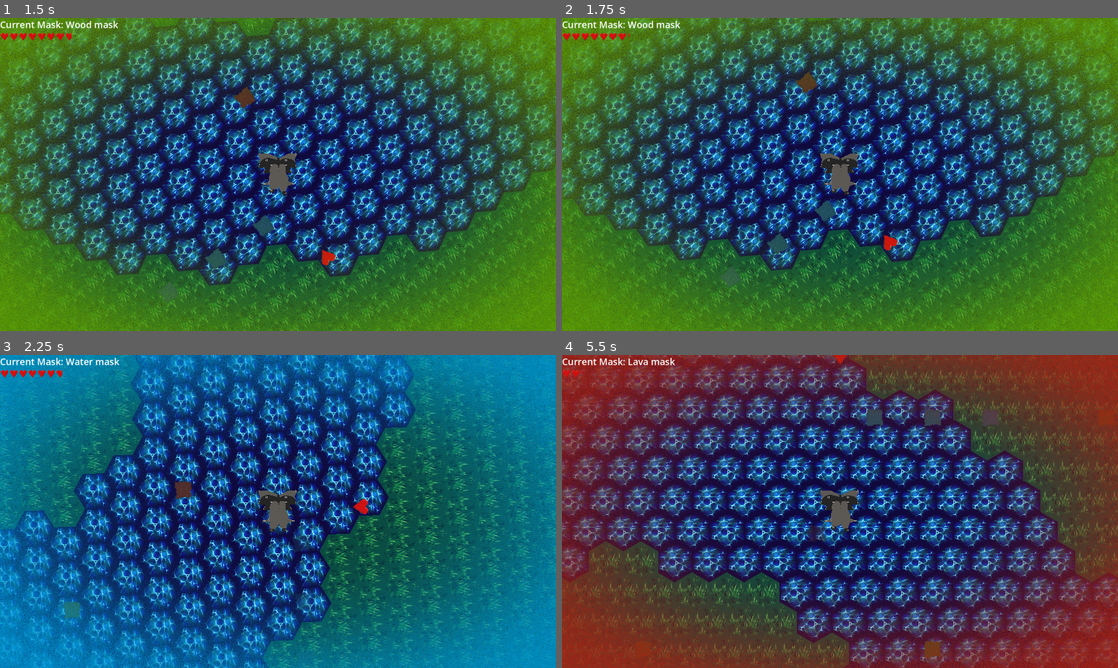
Above: before the commit, frames 1-4 (two rows, left to right).
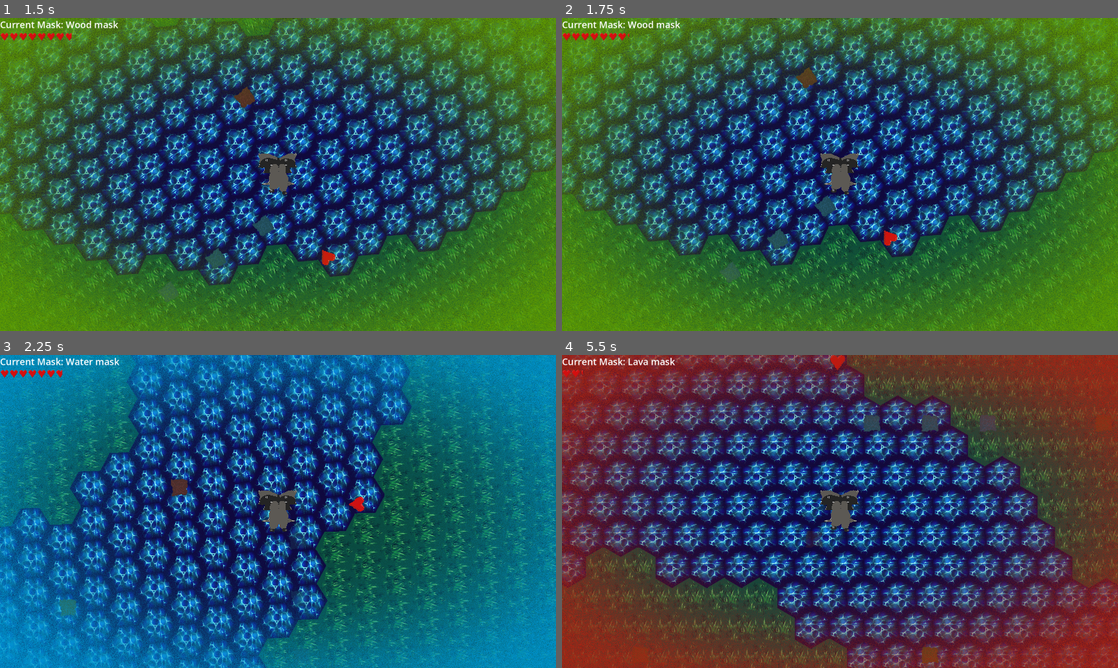
Above: after the commit, the same moments.

Repository: ccoors/mask
Game: Godot game, scene res://scenes/main_scene.tscn
Two runs of this game, one before a commit and one after it. Both use one fixed random seed, a clock stepped at 60 frames per second and the inputs below.
Inputs:
- Up to frame 1 (1.5 s): tap Enter at 0.5 s; hold Right (right) 0.53-1.28 s; tap 1 (mask_1) at 0.6 s; hold Down (down) from 1.28 s (still down); tap 2 (mask_2) at 1.35 s
- Up to frame 2 (1.75 s): keep holding Down (down)
- Up to frame 3 (2.25 s): release Down (down) at 2.03 s; hold Right (right) from 2.03 s (still down); tap 3 (mask_3) at 2.1 s
- Up to frame 4 (5.5 s): release Right (right) at 2.78 s; hold Up (up) 2.78-3.53 s; tap one key every 0.75 s from 2.85 s: 1 (mask_1) 2 (mask_2) 3 (mask_3) 1 (mask_1); hold Left (left) 3.53-5.03 s; hold Down (down) from 5.03 s (still down)

Frame 1 is identical in both runs. In frame 2, 43% of the frame differs, in the area x 0-100%, y 0-100%; in frame 3, 39%; in frame 4, 49%.

Commit message:
feat: background music

Diff:
--- a/scenes/main_scene.tscn
+++ b/scenes/main_scene.tscn
@@ -4,6 +4,7 @@
 [ext_resource type="PackedScene" uid="uid://canf8l0o81yey" path="res://scenes/player.tscn" id="1_w2twt"]
 [ext_resource type="PackedScene" uid="uid://coeqlhbyqq13y" path="res://scenes/level.tscn" id="2_gubc5"]
 [ext_resource type="PackedScene" uid="uid://cd1n8io8yoe1u" path="res://scenes/ui.tscn" id="2_pw63i"]
+[ext_resource type="AudioStream" uid="uid://785638cmwoog" path="res://assets/music/ElektrischeHintergrundmusik.ogg" id="2_rt2n2"]
 [ext_resource type="Shader" uid="uid://daml0425ewole" path="res://assets/shaders/tint.gdshader" id="4_gubc5"]
 
 [sub_resource type="ShaderMaterial" id="ShaderMaterial_gubc5"]
@@ -23,6 +24,11 @@
 
 [node name="Main" type="Node2D" unique_id=449981256]
 script = ExtResource("1_7ykc4")
+
+[node name="ElektrischeHintergrundmusik" type="AudioStreamPlayer" parent="." unique_id=1021859514]
+stream = ExtResource("2_rt2n2")
+volume_db = -6.0
+autoplay = true
 
 [node name="level" parent="." unique_id=77777411 instance=ExtResource("2_gubc5")]
 
--- a/scenes/player.tscn
+++ b/scenes/player.tscn
@@ -62,7 +62,7 @@
 }]
 
 [sub_resource type="RectangleShape2D" id="RectangleShape2D_3vyb7"]
-size = Vector2(156, 174)
+size = Vector2(134, 144)
 
 [node name="CharacterBody2D" type="CharacterBody2D" unique_id=1887347588]
 motion_mode = 1
@@ -72,7 +72,7 @@
 unique_name_in_owner = true
 texture_filter = 1
 sprite_frames = SubResource("SpriteFrames_tuyoq")
-animation = &"run"
+animation = &"idle"
 autoplay = "idle"
 metadata/_aseprite_wizard_interface_config_ = {
 "animation_section": true,
@@ -97,4 +97,5 @@
 metadata/_aseprite_wizard_source_file_hash_ = "9fa9e9ed57afc8476d7779cf6b72f547"
 
 [node name="CollisionShape2D" type="CollisionShape2D" parent="." unique_id=323642208]
+position = Vector2(-2, -1)
 shape = SubResource("RectangleShape2D_3vyb7")
Not shown, added: assets/music/ElektrischeHintergrundmusik.ogg.import
Not shown, added: assets/music/ElektrischeHintergrundmusik.ogg
